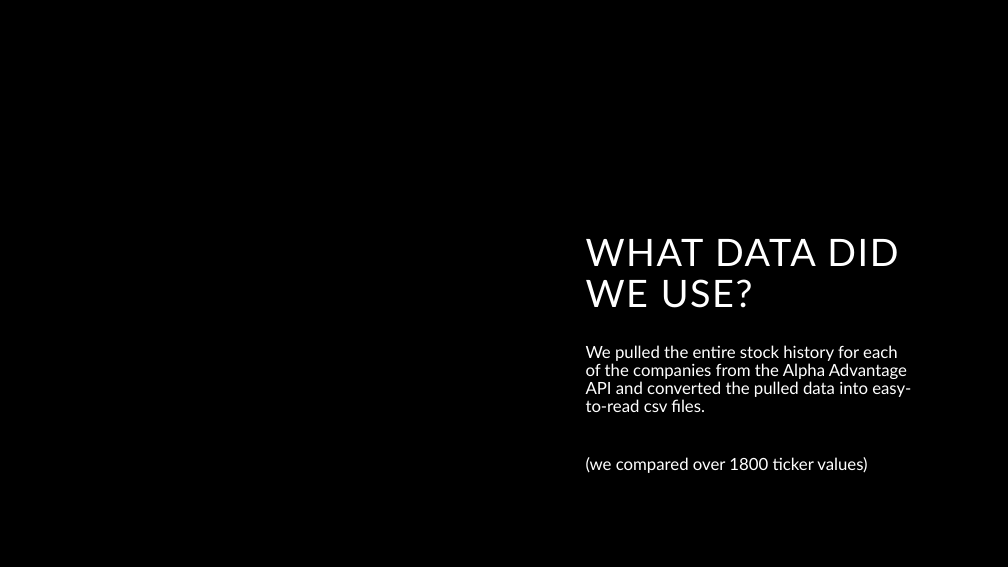
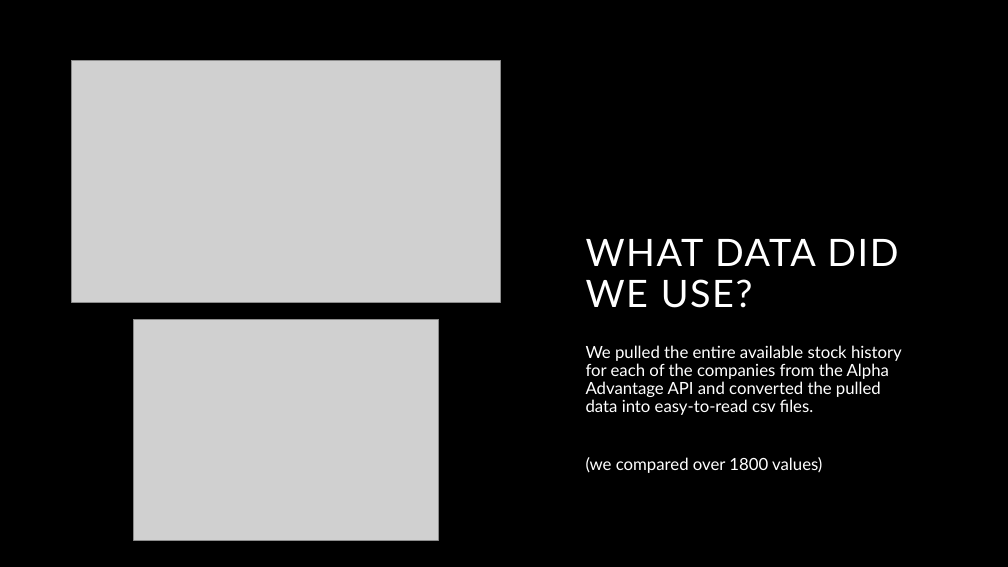
Before and after one commit to proctorsjackson/group_3_project_1, a slide deck: slide 4 of Powerpoint.pptx. Drawn at 1008x567 pixels with LibreOffice and Linux fonts; fonts in the diff are those of the drawing; grey boxes stand for pictures; background and template pictures are left out. Boxes give left, top, right and bottom in pixels: in the first picture for what was removed or moved away, otherwise in the second. Text is boxed around its words. In the diff, an @@ line names an element or a change of style, - is before the commit and + after.

Commit message:
updated powerpoint, added images folder.

```diff
--- a/Powerpoint.pptx
+++ b/Powerpoint.pptx
@@ picture added at (72,60,501,302) @@
@@ picture added at (134,320,439,541) @@
@@ subtitle at (586,345,902,473): text changed @@
-We pulled the entire stock history for each of the companies from the Alpha Advantage API and converted the pulled data into easy-to-read csv files.
-(we compared over 1800 ticker values)
+We pulled the entire available stock history for each of the companies from the Alpha Advantage API and converted the pulled data into easy-to-read csv files.
+(we compared over 1800 values)
```
Also in this commit, not shown: 5 other slides changed, 1 slide added, 1 slide removed, 6 other files.
